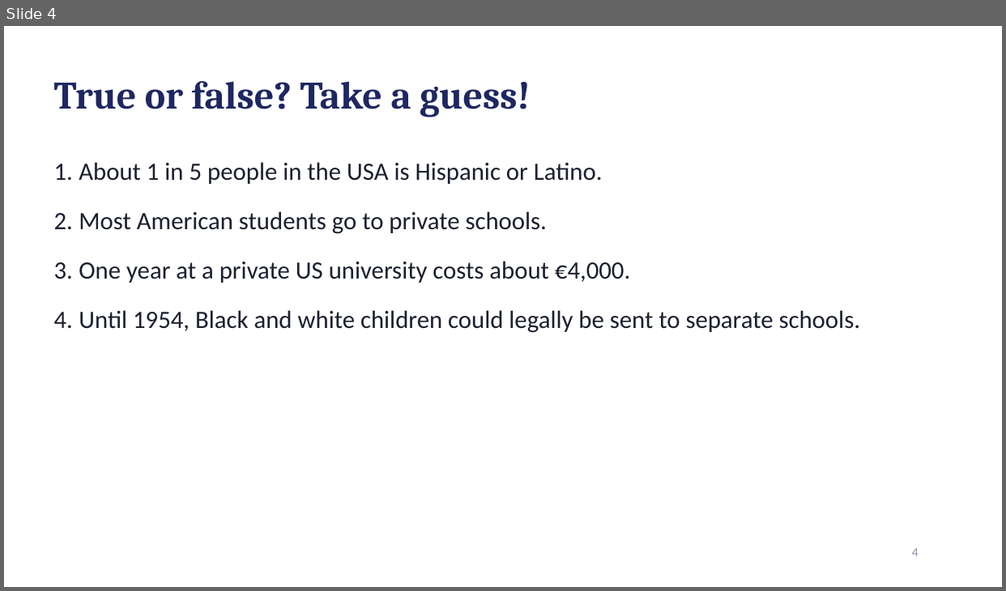
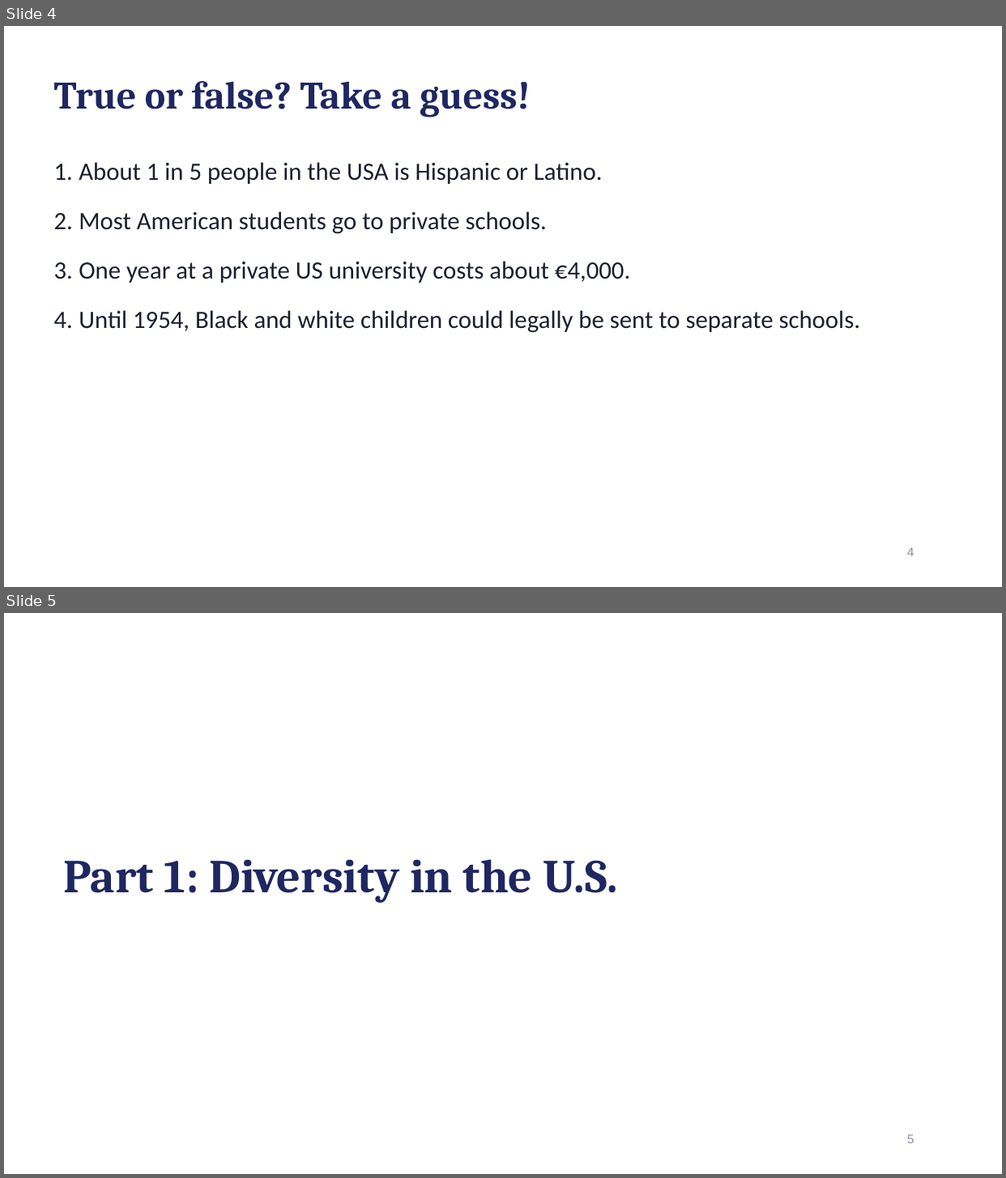
Before and after one commit to noahfried/slides, a slide deck: USA_Diversity_and_School.pptx. Shown one above the other, each under a label of ours: slide 4 before the commit, slides 4 and 5 after it. The pictures are 1006x591 and 1006x1178 pixels, drawn with LibreOffice and Linux fonts; fonts in the diff are those of the drawing. Boxes give left, top, right and bottom in pixels: in the first picture for what was removed or moved away, otherwise in the second. Text is boxed around its words. In the diff, an @@ line names an element or a change of style, - is before the commit and + after.

```diff
--- a/USA_Diversity_and_School.pptx
+++ b/USA_Diversity_and_School.pptx
@@ slide 5 added at <box>4,613,1002,1174</box>, background #FFFFFF @@
@@ title added at <box>64,859,618,903</box>, 34 pt, text #1E2761, bold @@
+Part 1: Diversity in the U.S.
@@ page number added at <box>907,1135,914,1144</box>, 9 pt, text #8A90A6 @@
+5
@@ slide 4 changed as well @@
@@ page number at <box>907,548,914,557</box>: font Calibri to Arial @@
```
Also in this commit, not shown: 21 other slides changed, 2 slides removed, 1 other file.
